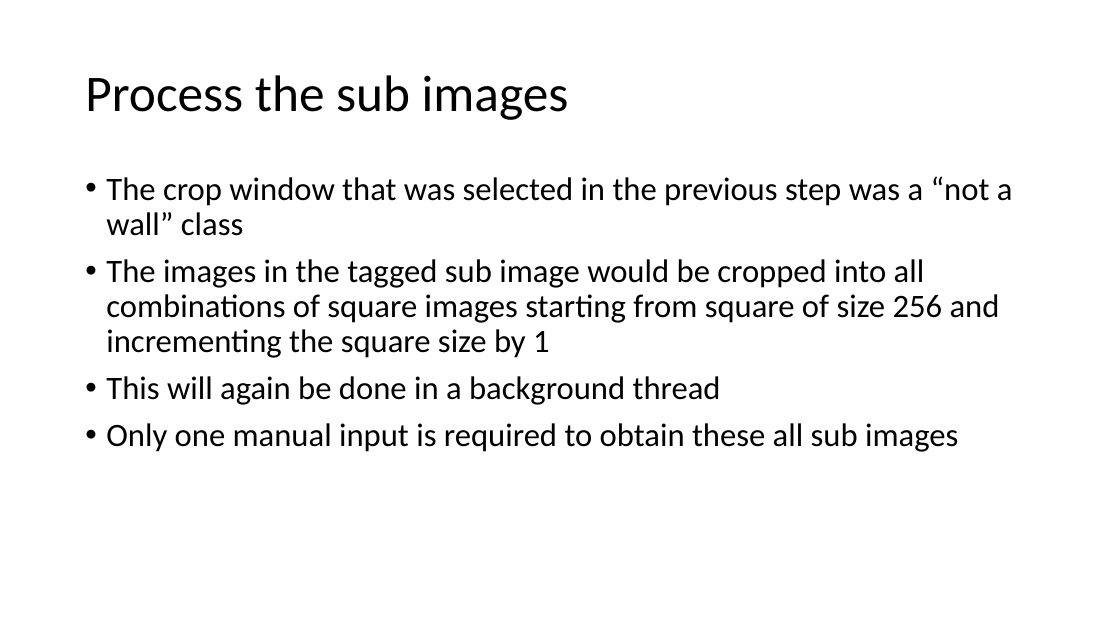
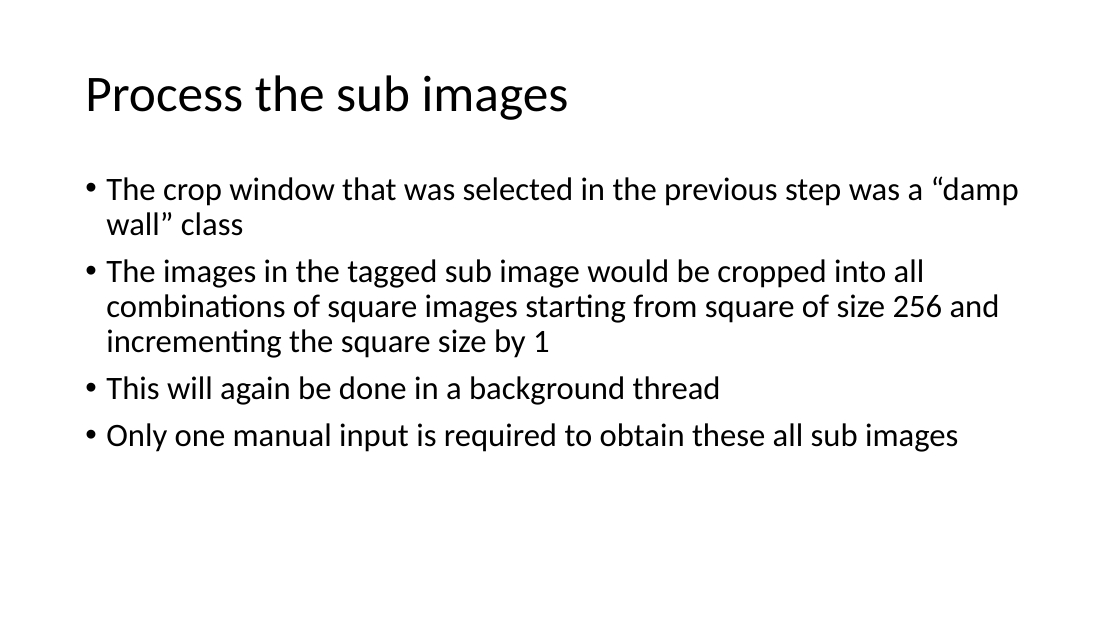
Before and after one commit to AdityaShenoy/Drones_For_Structural_Audit, a slide deck: slide 8 of ppt/Dataset Preprocessing Steps.pptx. Drawn at 1120x630 pixels with LibreOffice and Linux fonts; fonts in the diff are those of the drawing. Boxes give left, top, right and bottom in pixels: in the first picture for what was removed or moved away, otherwise in the second. Text is boxed around its words. In the diff, an @@ line names an element or a change of style, - is before the commit and + after.

```diff
--- a/ppt/Dataset Preprocessing Steps.pptx
+++ b/ppt/Dataset Preprocessing Steps.pptx
@@ text at bbox=[106, 176, 1019, 236]: text changed @@
-• The crop window that was selected in the previous step was a “not a wall” class
+• The crop window that was selected in the previous step was a “damp wall” class
```
Also in this commit, not shown: 2 other slides changed, 3 other files.
